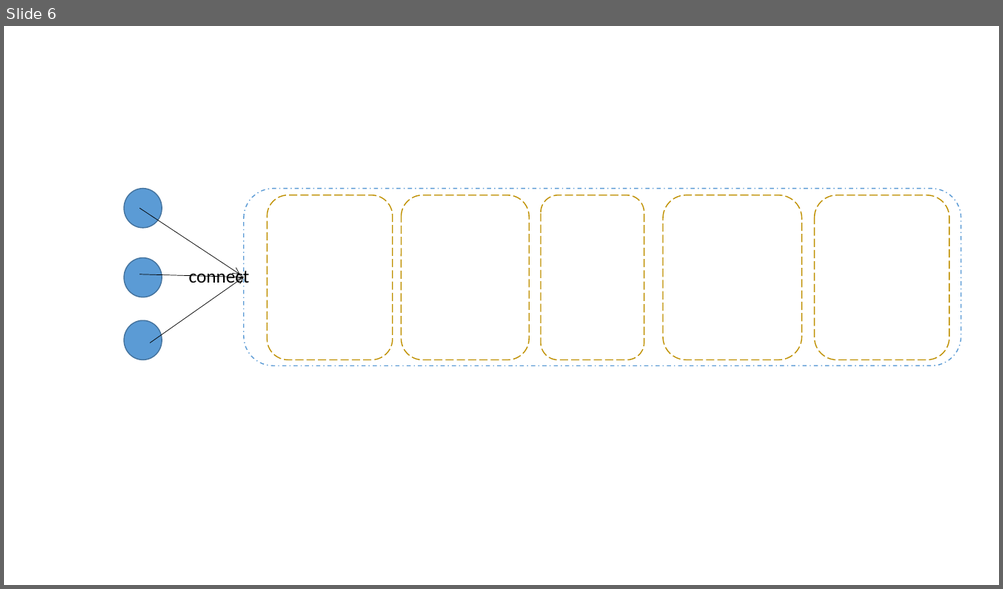
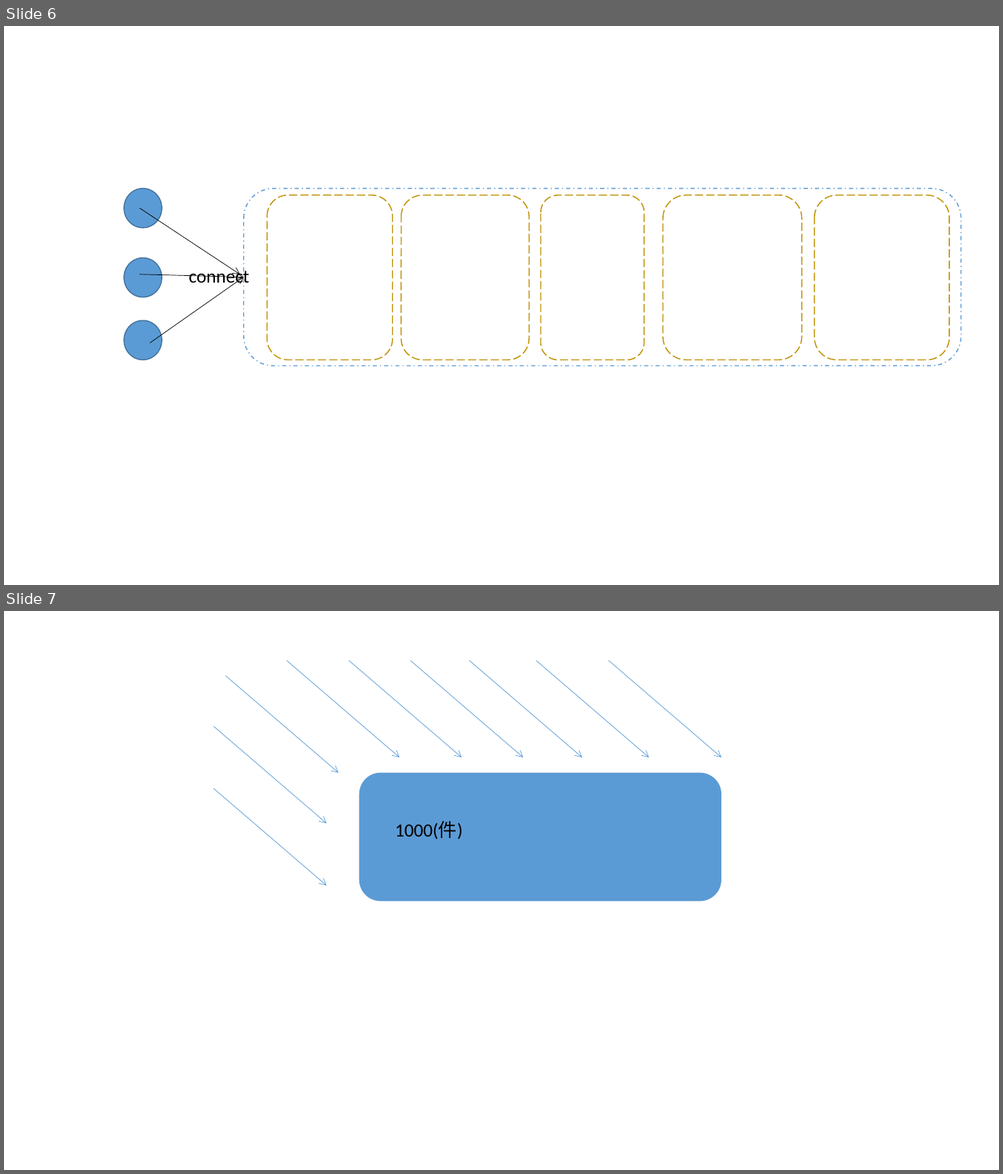
Before and after one commit to MrEric125/louis-coub, a slide deck: note/document.pptx. Shown one above the other, each under a label of ours: slide 6 before the commit, slides 6 and 7 after it. The pictures are 1003x589 and 1003x1174 pixels, drawn with LibreOffice and Linux fonts; fonts in the diff are those of the drawing. Boxes give left, top, right and bottom in pixels: in the first picture for what was removed or moved away, otherwise in the second. Text is boxed around its words. In the diff, an @@ line names an element or a change of style, - is before the commit and + after.

```diff
--- a/note/document.pptx
+++ b/note/document.pptx
@@ slide 7 added at box(4, 611, 999, 1170), background #FFFFFF @@
@@ arrow added from (225, 676) to (338, 773), #5B9BD5 0.5 pt @@
@@ arrow added from (287, 661) to (399, 758), #5B9BD5 0.5 pt @@
@@ arrow added from (349, 661) to (461, 758), #5B9BD5 0.5 pt @@
@@ arrow added from (410, 661) to (523, 758), #5B9BD5 0.5 pt @@
@@ arrow added from (469, 661) to (582, 758), #5B9BD5 0.5 pt @@
@@ arrow added from (536, 661) to (649, 758), #5B9BD5 0.5 pt @@
@@ arrow added from (609, 661) to (721, 758), #5B9BD5 0.5 pt @@
@@ arrow added from (213, 726) to (327, 823), #5B9BD5 0.5 pt @@
@@ rounded rectangle added at box(359, 773, 721, 901), fill #5B9BD5 @@
@@ arrow added from (213, 789) to (327, 886), #5B9BD5 0.5 pt @@
@@ text added at box(395, 821, 463, 840), 18 pt, text #000000 @@
+1000(件)
```
Also in this commit, not shown: 16 other files.
